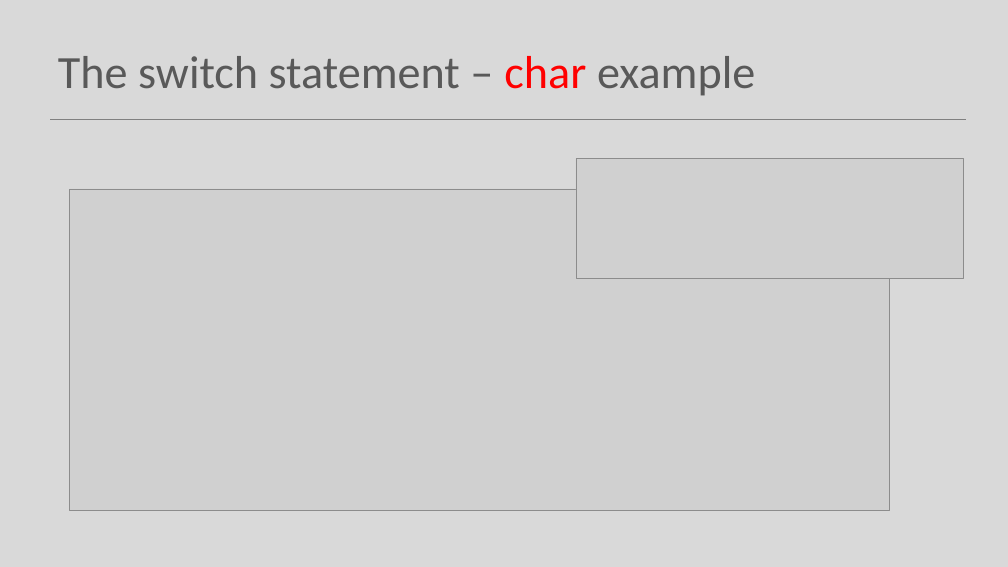
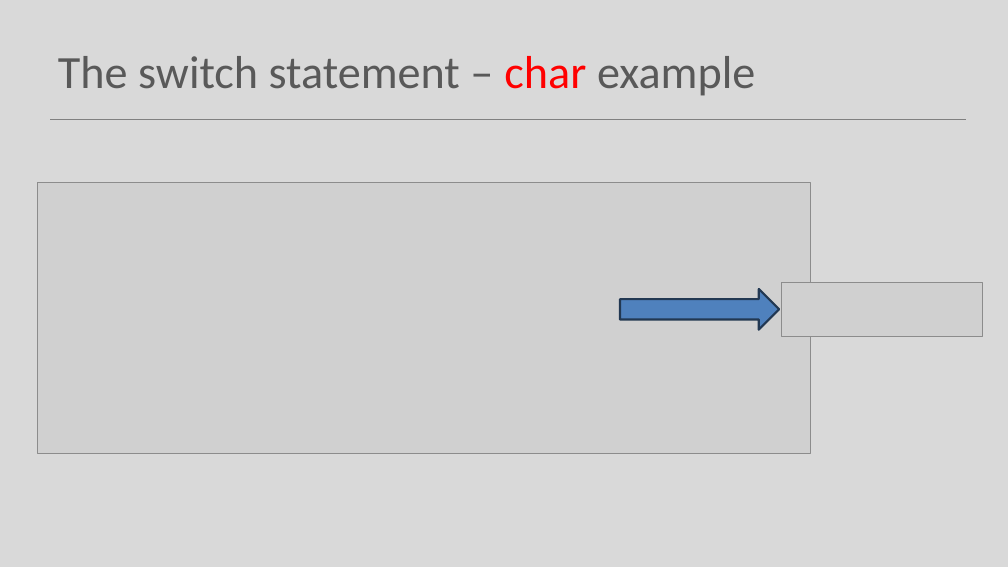
Before and after one commit to Programming-Fundamentals-SETU/prog-fund-1-sept-25, a slide deck: slide 8 of topic09-menus-and-persistence/unit-1/talk-2-switch-stmt/b-switch.pptx. Drawn at 1008x567 pixels with LibreOffice and Linux fonts; fonts in the diff are those of the drawing; grey boxes stand for pictures. Boxes give left, top, right and bottom in pixels: in the first picture for what was removed or moved away, otherwise in the second. Text is boxed around its words. In the diff, an @@ line names an element or a change of style, - is before the commit and + after.

```diff
--- a/topic09-menus-and-persistence/unit-1/talk-2-switch-stmt/b-switch.pptx
+++ b/topic09-menus-and-persistence/unit-1/talk-2-switch-stmt/b-switch.pptx
@@ picture removed at (x1=576, y1=158, x2=964, y2=278) @@
@@ picture resized from (x1=70, y1=189, x2=890, y2=510) to (x1=38, y1=182, x2=811, y2=454) @@
@@ right arrow added at (x1=620, y1=289, x2=779, y2=330), fill #4F81BD, outline #233953 2 pt @@
@@ picture added at (x1=781, y1=282, x2=983, y2=337) @@
```
Also in this commit, not shown: 3 other slides changed, 1 slide added, 17 other files.
